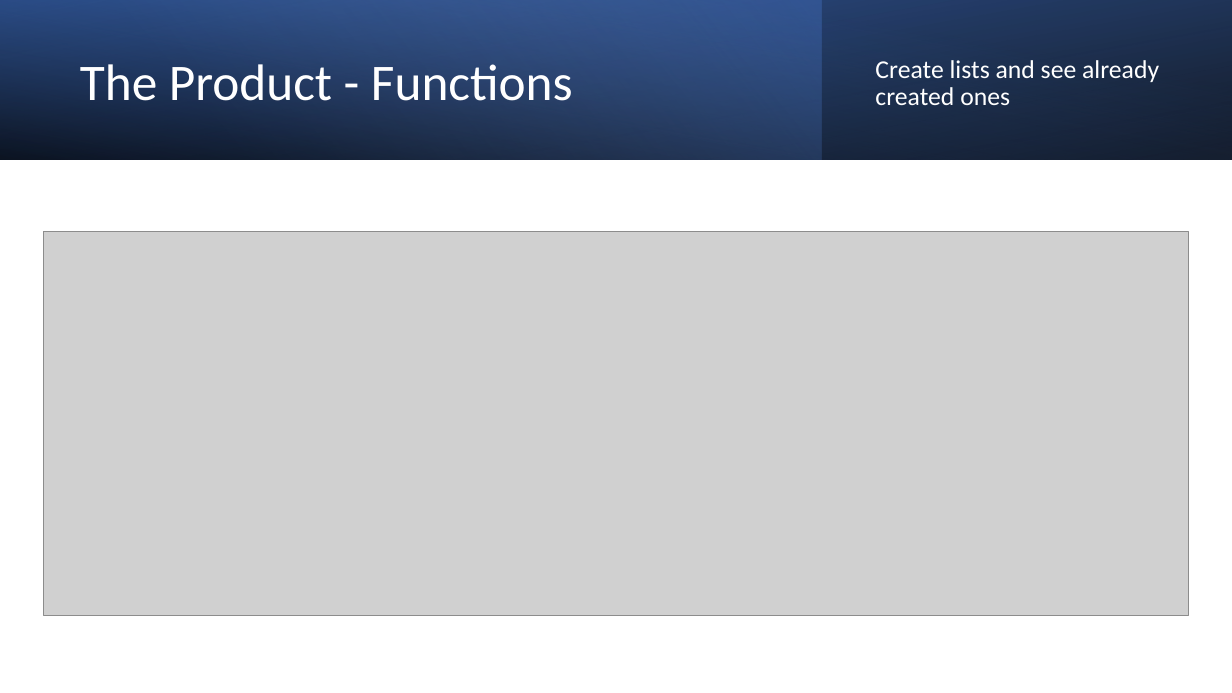
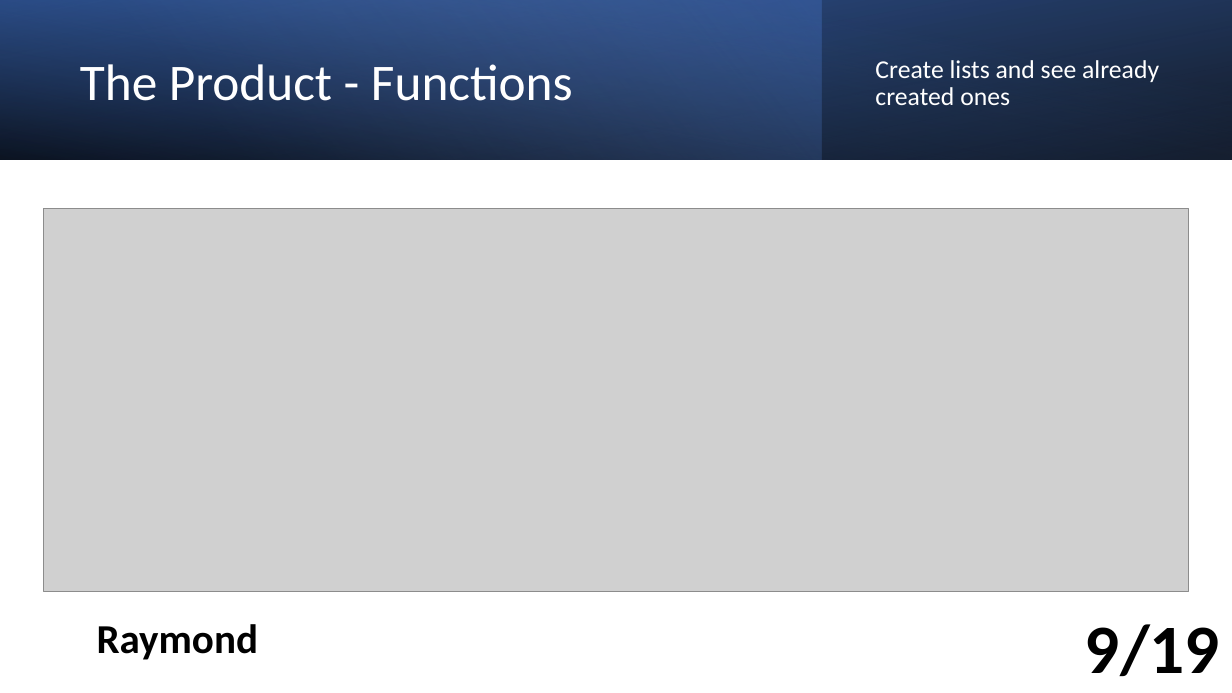
Before and after one commit to LuckyForce/ShareList, a slide deck: slide 9 of documents/T3-ShareList-Abschlusspräsentation_v1.0.pptx (slide 8 before the commit). Drawn at 1232x693 pixels with LibreOffice and Linux fonts; fonts in the diff are those of the drawing; grey boxes stand for pictures. Boxes give left, top, right and bottom in pixels: in the first picture for what was removed or moved away, otherwise in the second. Text is boxed around its words. In the diff, an @@ line names an element or a change of style, - is before the commit and + after.

```diff
--- a/documents/T3-ShareList-Abschlusspräsentation_v1.0.pptx
+++ b/documents/T3-ShareList-Abschlusspräsentation_v1.0.pptx
@@ picture moved from (x1=43, y1=232, x2=1189, y2=616) to (x1=43, y1=209, x2=1189, y2=592) @@
@@ text added at (x1=97, y1=624, x2=259, y2=660), 32 pt, text #000000, bold @@
+Raymond
@@ text added at (x1=1085, y1=624, x2=1220, y2=676), 54 pt, text #000000, bold @@
+9/19
```
Also in this commit, not shown: 15 other slides changed, 3 slides added, 1 other file.
